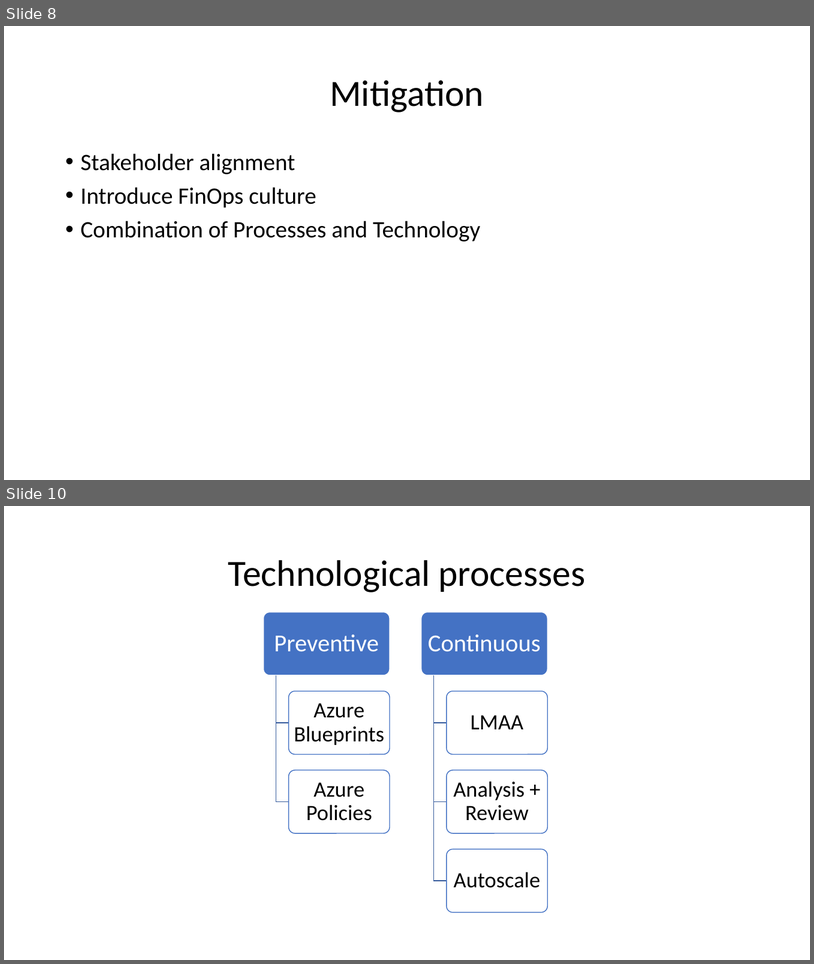
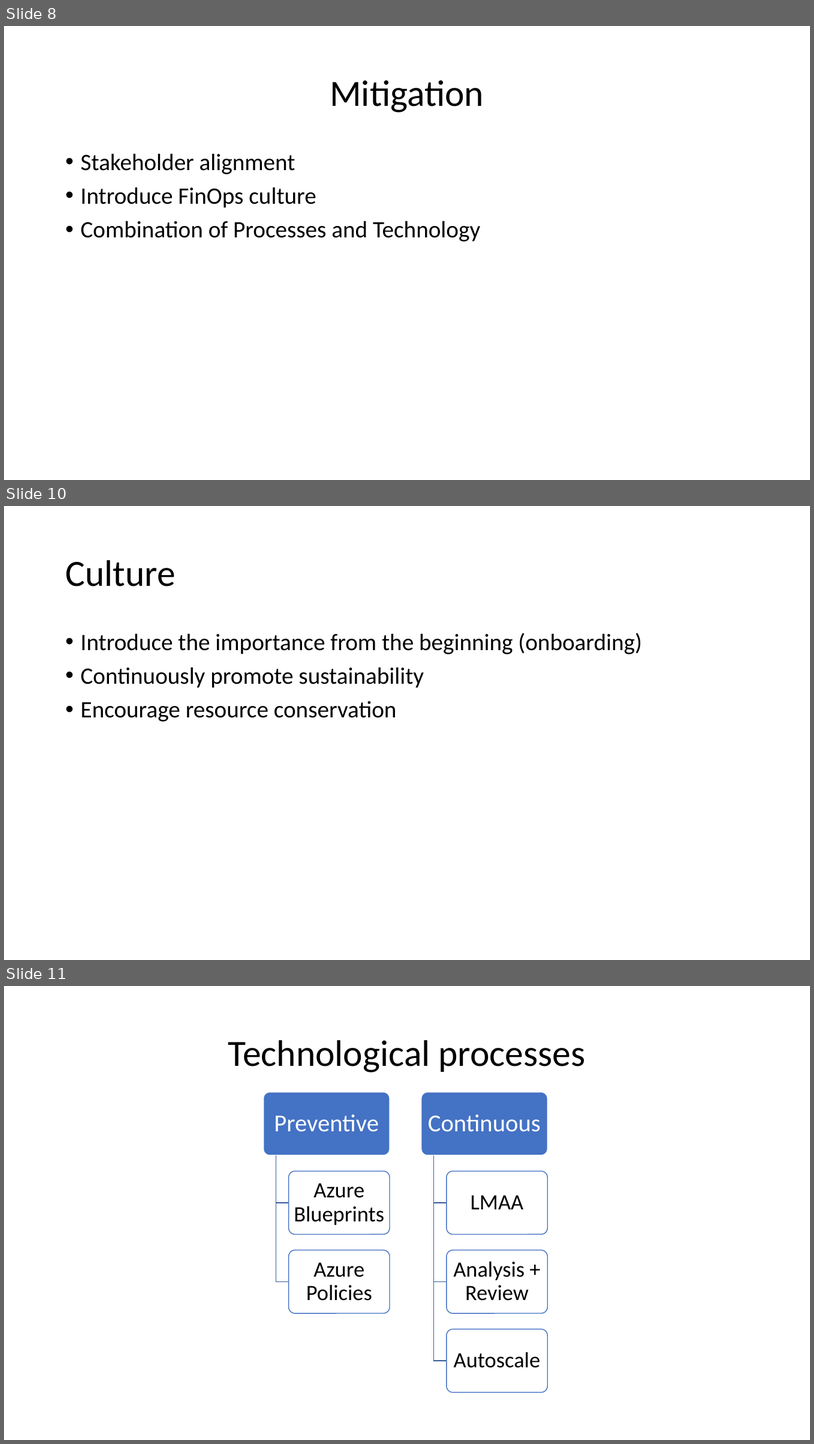
Before and after one commit to peterperov/MSFTCSA, a slide deck: 104-FinOps/Azure FinOps - Introduction.pptx. Shown one above the other, each under a label of ours: slides 8 and 10 before the commit, slides 8, 10 and 11 after it; the slides between them are not shown. The pictures are 814x964 and 814x1444 pixels, drawn with LibreOffice and Linux fonts; fonts in the diff are those of the drawing. Boxes give left, top, right and bottom in pixels: in the first picture for what was removed or moved away, otherwise in the second. Text is boxed around its words. In the diff, an @@ line names an element or a change of style, - is before the commit and + after.

```diff
--- a/104-FinOps/Azure FinOps - Introduction.pptx
+++ b/104-FinOps/Azure FinOps - Introduction.pptx
@@ slide 10 added at box(4, 506, 810, 960), background #FFFFFF @@
@@ title added at box(65, 560, 175, 586), 44 pt, text #000000 @@
+Culture
@@ text added at box(81, 633, 642, 721), 28 pt, text #000000 @@
+• Introduce the importance from the beginning (onboarding)
+• Continuously promote sustainability
+• Encourage resource conservation
@@ what was slide 10 is now slide 11 @@
```
Also in this commit, not shown: 2 slides changed, 6 other slides added, 1 slide removed, 1 other file.
